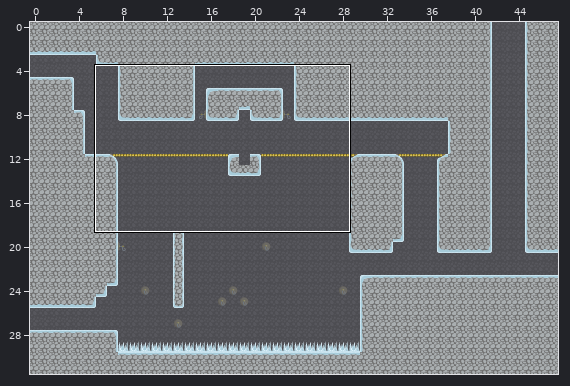
One commit to this Tiled map: TiledMaps/room5-1.tmx. The picture above shows the old version from afar; the outline marks the close-up.
Close-up. The starting point:
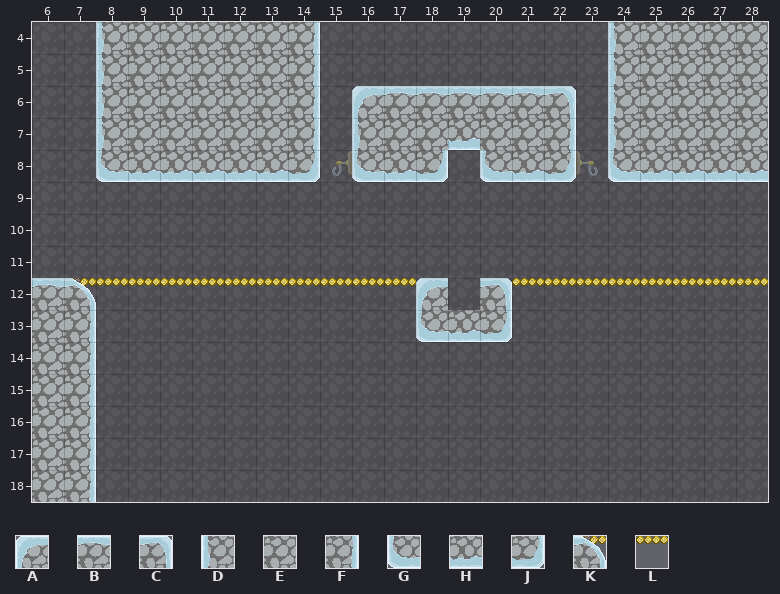
Cells are 32x32 px. Shown: x 6..28, y 4..18.
Key: from "tilemap": A 3, B 4, C 5, D 9, E 10, F 11, G 15, H 16, J 17, K 48, L 49.
_ is an empty cell.
Layers that did not change in this view are not listed.
Layer "foreground" before, first column x 6:
 4 __DEEEEEF_________DEEEE
 5 __DEEEEEF_________DEEEE
 6 __DEEEEEF_ABBBBBC_DEEEE
 7 __DEEEEEF_DEEHEEF_DEEEE
 8 __GHHHHHJ_GHJ_GHJ_GHHHH
 9 _______________________
10 _______________________
11 _______________________
12 BKLLLLLLLLLLA_CLLLLLLLL
13 EF__________GHJ________
14 EF_____________________
15 EF_____________________
16 EF_____________________
17 EF_____________________
18 EF_____________________
New version:
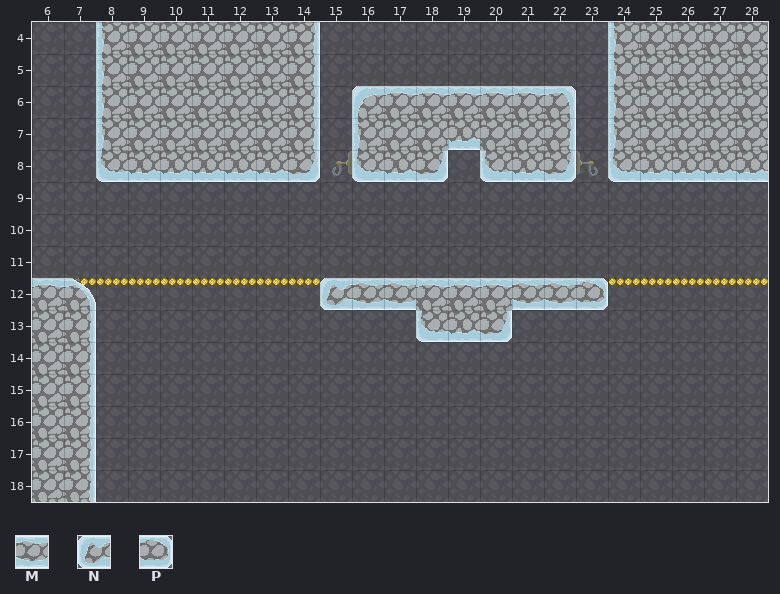
Further tiles: from "tilemap": M 12, N 18, P 20.
From old to new:
Layer "foreground":
The author changed tile A to tile B in row 12 at x 18.
The author changed tile C to tile B in row 12 at x 20.
Tile B now appears in row 12 at x 19.
The author changed tile L to tile M in row 12 at x 16 to 17 and 21 to 22.
The author changed tile L to tile N in row 12 at x 15.
The author changed tile L to tile P in row 12 at x 23.
Where, in picture pixels (left, top, right, bottom), the same in both close-ups:
changed: (320, 278, 608, 310)
